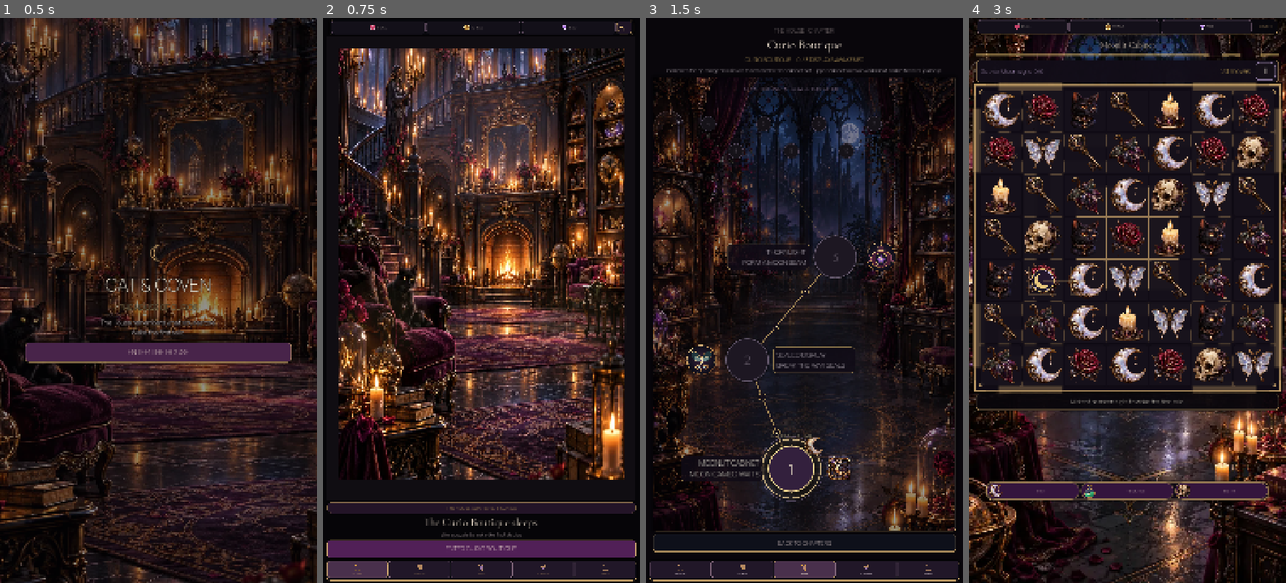
Above: before the commit, frames 1-4 (left to right).
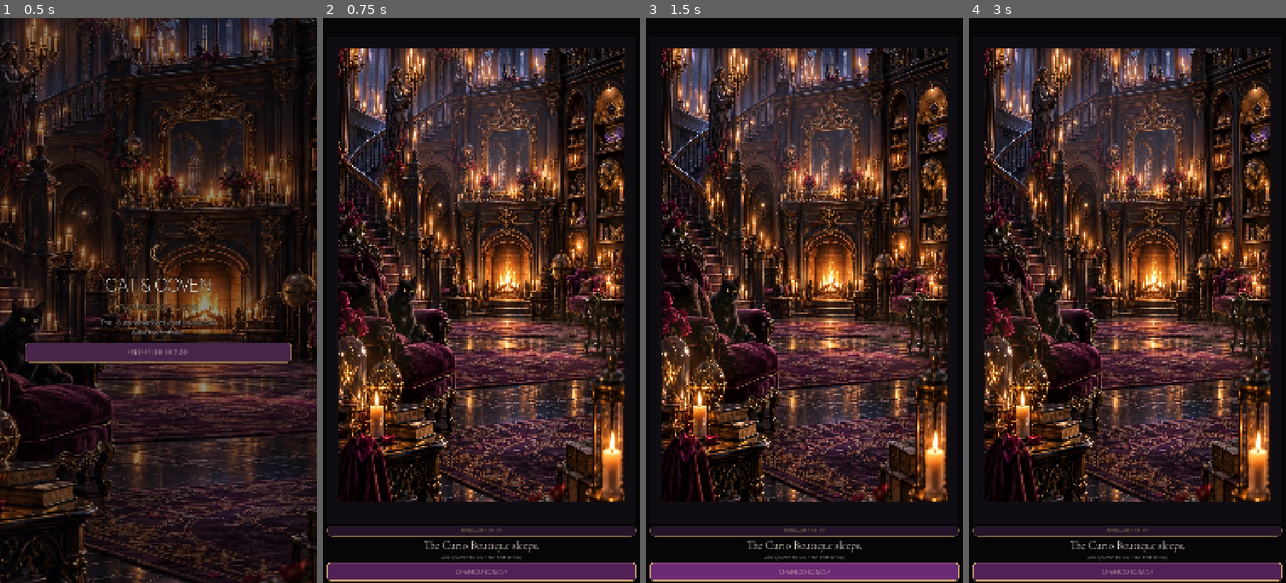
Above: after the commit, the same moments.

Repository: Jay-prodesign/akilta-match3
Game: Godot game, scene res://src/app/app_bootstrap.tscn
The game is run twice, just before and just after one commit, with the same random seed, the same clock (stepped at 60 frames per second) and the same inputs.
Inputs (mouse positions are in pixels of both pictures, inside the frame that each line leads up to):
- Up to frame 1 (0.5 s): no input
- Up to frame 2 (0.75 s): click "ENTER THE HOUSE" at 0.5 s
- Up to frame 3 (1.5 s): click "ENTER CURIO BOUTIQUE" (after the commit: "OPEN CURIO MAP") at 1.25 s
- Up to frame 4 (3 s): click (1114, 470) at 2 s, where only the run before the commit has a clickable "1"; click (1127, 379) at 2.75 s, where only the run before the commit has a clickable "PLAY"

Frame 1 is identical in both runs. In frame 2, 46% of the frame differs, in the area x 1-99%, y 0-100%; in frame 3, 59%; in frame 4, 67%, in the area x 0-100%, y 0-100%.
Error after the commit: Parse Error: Cannot infer the type of "room_margin" variable because the value doesn't have a set type. (res://src/ui/home/house_home.gd:345)

Commit message:
Align S07 awakening echo to cabinet niche

Diff:
--- a/src/ui/home/house_home.gd
+++ b/src/ui/home/house_home.gd
@@ -342,13 +342,21 @@
 		awakening_echo.stretch_mode = TextureRect.STRETCH_KEEP_ASPECT_CENTERED
 		awakening_echo.mouse_filter = Control.MOUSE_FILTER_IGNORE
 		awakening_echo.z_index = 8
-		var side := minf(room_view.size.x * 0.20, room_view.size.y * 0.20)
+		var room_margin := room_view.size.x * 0.035
+		var world_room := Rect2(
+			Vector2(room_margin, room_view.size.y * 0.025),
+			Vector2(room_view.size.x - room_margin * 2.0, room_view.size.y * 0.93)
+		)
+		var side := world_room.size.x * 0.15
 		awakening_echo.size = Vector2(side, side)
 		var y_ratio := 0.38 if stage == 2 else 0.49
-		var center := Vector2(room_view.size.x * 0.84, room_view.size.y * y_ratio)
+		var center := Vector2(
+			world_room.position.x + world_room.size.x * 0.84,
+			world_room.position.y + world_room.size.y * y_ratio
+		)
 		awakening_echo.position = center - awakening_echo.size * 0.5
 		awakening_echo.pivot_offset = awakening_echo.size * 0.5
-		awakening_echo.scale = Vector2(0.60, 0.60)
+		awakening_echo.scale = Vector2(0.82, 0.82)
 		awakening_echo.modulate = Color(1.0, 0.94, 0.78, 0.0)
 		room_view.add_child(awakening_echo)
 
@@ -359,8 +367,8 @@
 		tween.parallel().tween_property(restored_curio, "modulate", Color.WHITE, 0.34)
 		tween.parallel().tween_property(restored_curio, "scale", Vector2.ONE, 0.56).set_trans(Tween.TRANS_BACK).set_ease(Tween.EASE_OUT)
 	if awakening_echo != null:
-		tween.parallel().tween_property(awakening_echo, "modulate", Color(1.0, 0.94, 0.78, 0.94), 0.28)
-		tween.parallel().tween_property(awakening_echo, "scale", Vector2(1.08, 1.08), 0.48).set_trans(Tween.TRANS_BACK).set_ease(Tween.EASE_OUT)
+		tween.parallel().tween_property(awakening_echo, "modulate", Color(1.0, 0.94, 0.78, 0.72), 0.28)
+		tween.parallel().tween_property(awakening_echo, "scale", Vector2.ONE, 0.48).set_trans(Tween.TRANS_BACK).set_ease(Tween.EASE_OUT)
 		tween.tween_property(awakening_echo, "modulate", Color(1.0, 0.94, 0.78, 0.0), 0.26)
 		tween.tween_callback(awakening_echo.queue_free)
 
